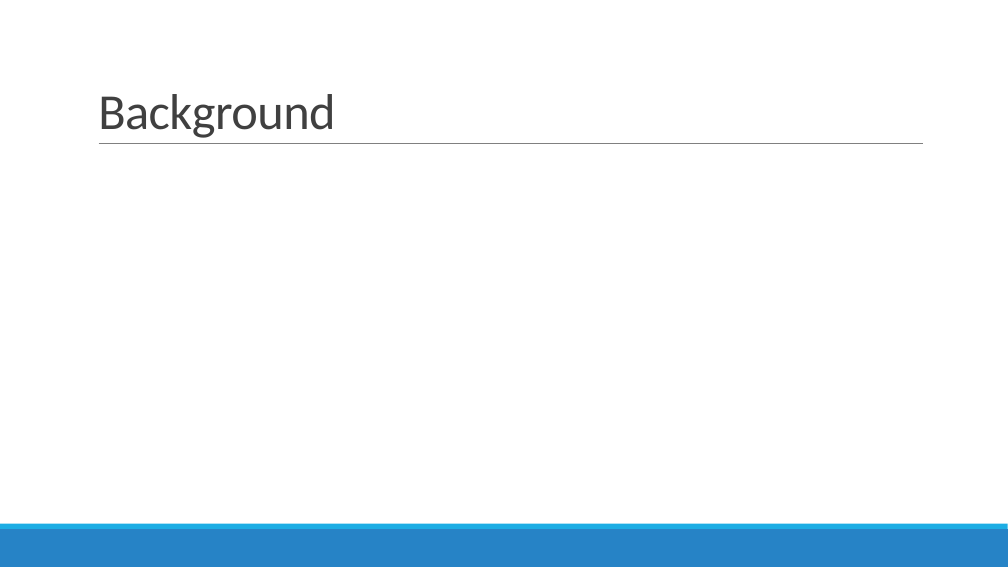
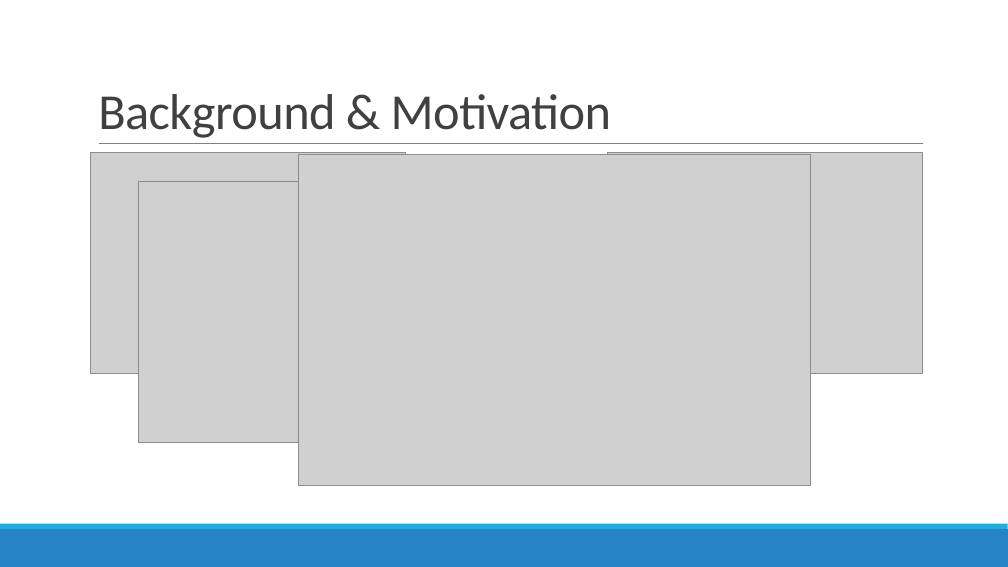
Before and after one commit to koallen/Outliers, a slide deck: slide 2 of Final Presentation/finalPresentation.pptx. Drawn at 1008x567 pixels with LibreOffice and Linux fonts; fonts in the diff are those of the drawing; grey boxes stand for pictures. Boxes give left, top, right and bottom in pixels: in the first picture for what was removed or moved away, otherwise in the second. Text is boxed around its words. In the diff, an @@ line names an element or a change of style, - is before the commit and + after.

Commit message:
adding images about the motivation

```diff
--- a/Final Presentation/finalPresentation.pptx
+++ b/Final Presentation/finalPresentation.pptx
@@ title at <box>98,94,611,138</box>: text changed @@
-Background
+Background & Motivation
@@ picture added at <box>91,153,406,374</box> @@
@@ picture added at <box>298,154,810,485</box> @@
@@ picture added at <box>607,153,923,374</box> @@
@@ picture added at <box>139,181,532,443</box> @@
```
Also in this commit, not shown: 1 other slide changed.
